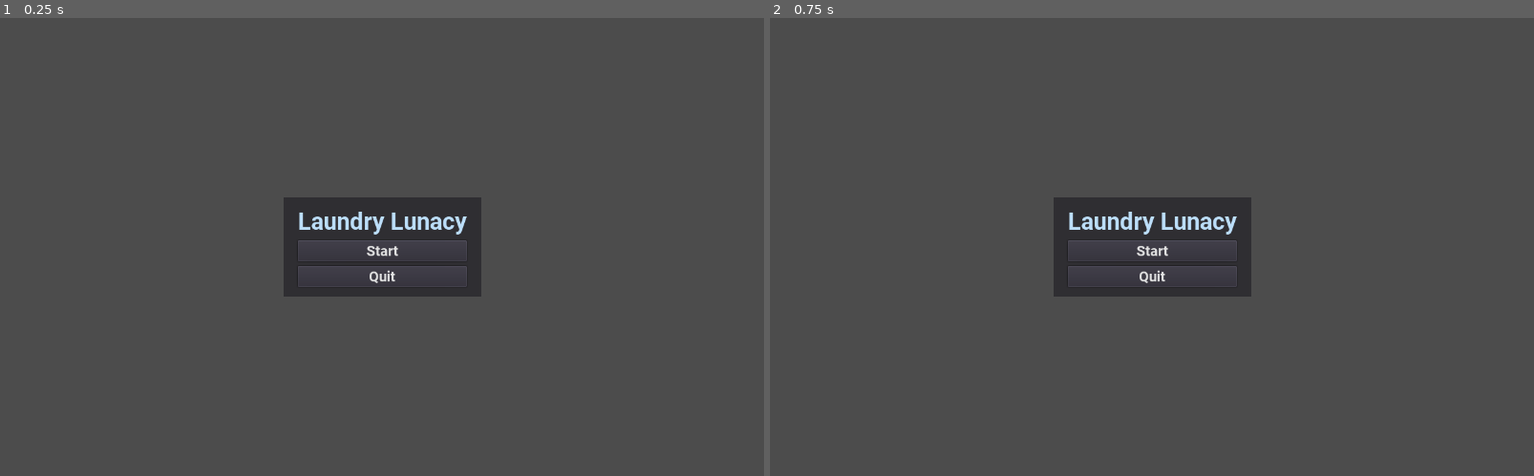
Above: before the commit, frames 1-2 (left to right).
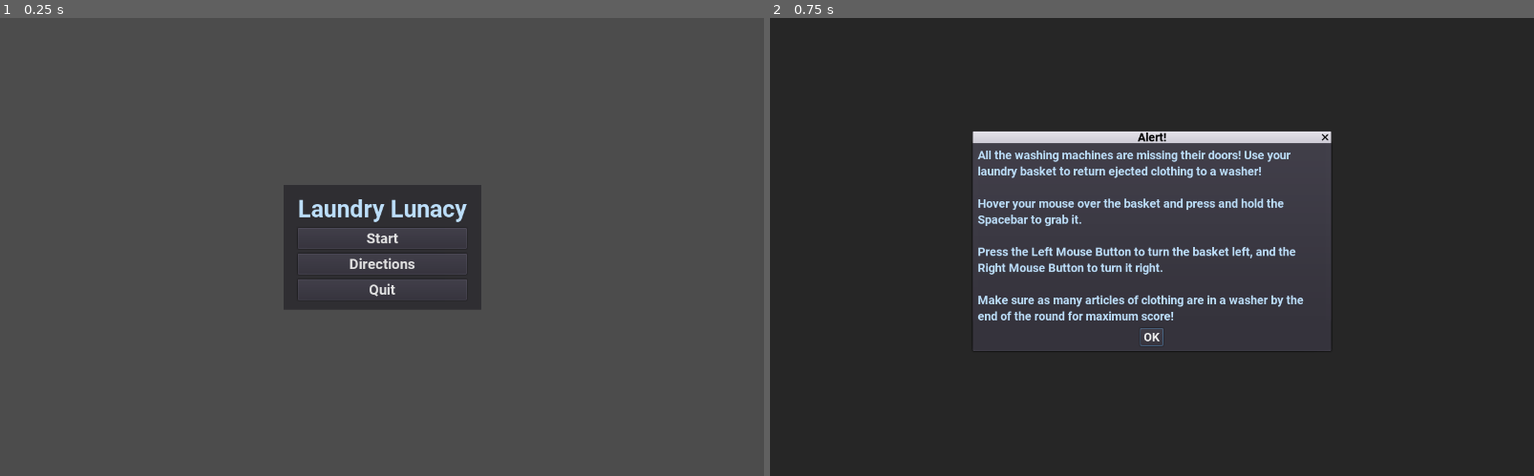
Above: after the commit, the same moments.

Repository: peternatewood/laundry-lunacy
Game: Godot game, scene res://title.tscn
The game is run twice, just before and just after one commit, with the same random seed, the same clock (stepped at 60 frames per second) and the same inputs.
Inputs (mouse positions are in pixels of both pictures, inside the frame that each line leads up to):
- Up to frame 1 (0.25 s): no input
- Up to frame 2 (0.75 s): click (1152, 265) at 0.5 s, where only the run after the commit has a clickable "Directions"

The runs differ from the first frame. In frame 1, 2.7% of the frame differs, in the area x 37-63%, y 36-64%; in frame 2, 85%, in the area x 0-100%, y 0-100%.

Commit message:
Add directions popup to title scene

Diff:
--- a/scripts/Title.gd
+++ b/scripts/Title.gd
@@ -1,4 +1,7 @@
 extends Control
+
+onready var directions_popup = get_node("Directions")
+onready var overlay = get_node("Overlay")
 
 
 func _ready():
@@ -7,13 +10,27 @@
 	var start_button = get_node("PanelContainer/VBoxContainer/Start Button")
 	start_button.connect("pressed", self, "_on_start_pressed")
 
+	var directions_button = get_node("PanelContainer/VBoxContainer/Directions Button")
+	directions_button.connect("pressed", self, "_on_directions_pressed")
+
 	var quit_button = get_node("PanelContainer/VBoxContainer/Quit Button")
 	quit_button.connect("pressed", self, "_on_quit_pressed")
+
+	directions_popup.connect("popup_hide", self, "_on_directions_popup_hide")
+
+
+func _on_directions_popup_hide():
+	overlay.hide()
+
+
+func _on_directions_pressed():
+	overlay.show()
+	directions_popup.popup_centered()
+
+
+func _on_quit_pressed():
+	get_tree().quit()
 
 
 func _on_start_pressed():
 	get_tree().change_scene("res://main.tscn")
-
-
-func _on_quit_pressed():
-	get_tree().quit()
--- a/title.tscn
+++ b/title.tscn
@@ -31,6 +31,17 @@
 Label/styles/normal = null
 PanelContainer/styles/panel = SubResource( 2 )
 
+[sub_resource type="StyleBoxFlat" id=7]
+bg_color = Color( 0, 0, 0, 0.498039 )
+corner_detail = 1
+
+[sub_resource type="DynamicFont" id=5]
+size = 20
+font_data = ExtResource( 1 )
+
+[sub_resource type="Theme" id=6]
+default_font = SubResource( 5 )
+
 [node name="Scene" type="Control"]
 anchor_right = 1.0
 anchor_bottom = 1.0
@@ -46,9 +57,9 @@
 anchor_right = 0.5
 anchor_bottom = 0.5
 margin_left = -165.5
-margin_top = -83.0
+margin_top = -104.5
 margin_right = 165.5
-margin_bottom = 83.0
+margin_bottom = 104.5
 __meta__ = {
 "_edit_use_anchors_": false
 }
@@ -57,7 +68,7 @@
 margin_left = 24.0
 margin_top = 16.0
 margin_right = 307.0
-margin_bottom = 150.0
+margin_bottom = 193.0
 custom_constants/separation = 8
 
 [node name="Label" type="Label" parent="PanelContainer/VBoxContainer"]
@@ -71,8 +82,37 @@
 margin_bottom = 91.0
 text = "Start"
 
-[node name="Quit Button" type="Button" parent="PanelContainer/VBoxContainer"]
+[node name="Directions Button" type="Button" parent="PanelContainer/VBoxContainer"]
 margin_top = 99.0
 margin_right = 283.0
 margin_bottom = 134.0
+text = "Directions"
+
+[node name="Quit Button" type="Button" parent="PanelContainer/VBoxContainer"]
+margin_top = 142.0
+margin_right = 283.0
+margin_bottom = 177.0
 text = "Quit"
+
+[node name="Overlay" type="Panel" parent="."]
+visible = false
+anchor_right = 1.0
+anchor_bottom = 1.0
+custom_styles/panel = SubResource( 7 )
+__meta__ = {
+"_edit_use_anchors_": false
+}
+
+[node name="Directions" type="AcceptDialog" parent="."]
+margin_right = 600.0
+margin_bottom = 294.0
+rect_min_size = Vector2( 600, 0 )
+theme = SubResource( 6 )
+dialog_text = "All the washing machines are missing their doors! Use your laundry basket to return ejected clothing to a washer!
+
+Hover your mouse over the basket and press and hold the Spacebar to grab it.
+
+Press the Left Mouse Button to turn the basket left, and the Right Mouse Button to turn it right.
+
+Make sure as many articles of clothing are in a washer by the end of the round for maximum score!"
+dialog_autowrap = true
Not shown: 1 places in title.tscn that only renumber resources
